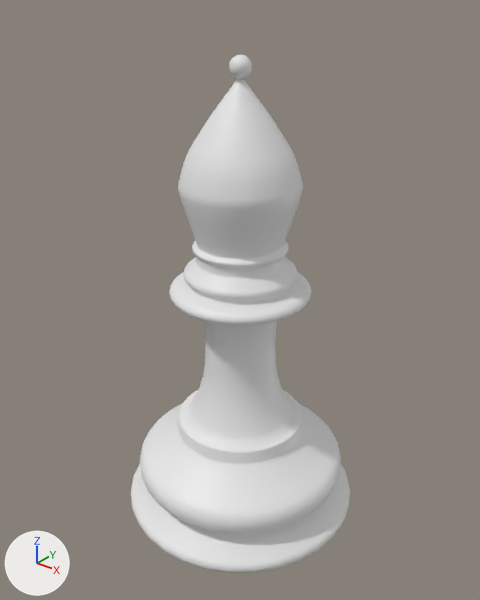
Two versions of the Blender file Chess Set/Bishop.blend, one commit apart.
Camera for both pictures: a 50 mm lens placed at (5.98, -7.48, 8.68), pointed at (-0.01, 0.01, 4.04). Lighting does not change. The marker at lower left points along +X, +Y and +Z.

Script lines for the objects in view, before the commit:
```python
me_cylinder = bpy.data.meshes.new('Cylinder')
me_cylinder.from_pydata(...)  # 4353 vertices, 4353 faces; spans x -1.92..1.92, y -1.92..1.92, z 0.0..7.74
me_cylinder.polygons.foreach_set('use_smooth', [True] * 4353)
ob_bishop = bpy.data.objects.new('Bishop', me_cylinder)
ob_bishop.location = (0.0, 0.0, 0.0)
ob_bishop.scale = (1.04, 1.04, 1.0)
_m = ob_bishop.modifiers.new('Boolean', 'BOOLEAN')
_m.solver = 'FLOAT'
```
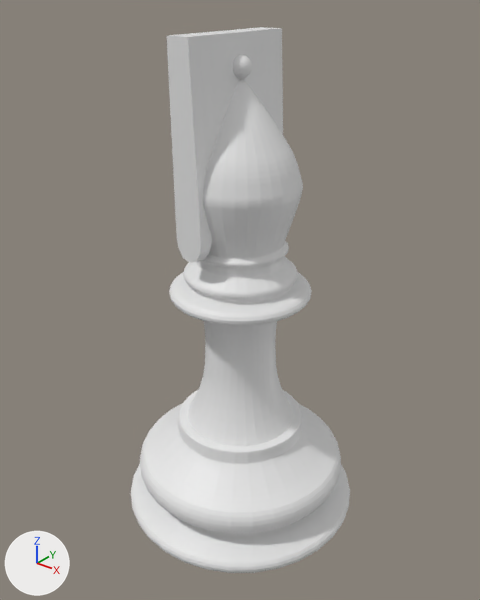
Pixel boxes [x1, y1, x2, y2] of what changed, in the pictures (480 x 600 px):
'Notch', added: after [167, 27, 283, 263]

What changed in the scene script:
```text
Add me_cube:
    me_cube.from_pydata(...)  # 177 vertices, 174 faces; spans x -0.4..0.09, y -1.0..1.0, z -3.95..-0.89
Change ob_bishop:
    where _m = ob_bishop.modifiers.new('Boolean', 'BOOLEAN')
    add _m.object = ob_notch
Add ob_notch:
    ob_notch = bpy.data.objects.new('Notch', me_cube)
    ob_notch.location = (0.0, 0.0, 8.91)
```
